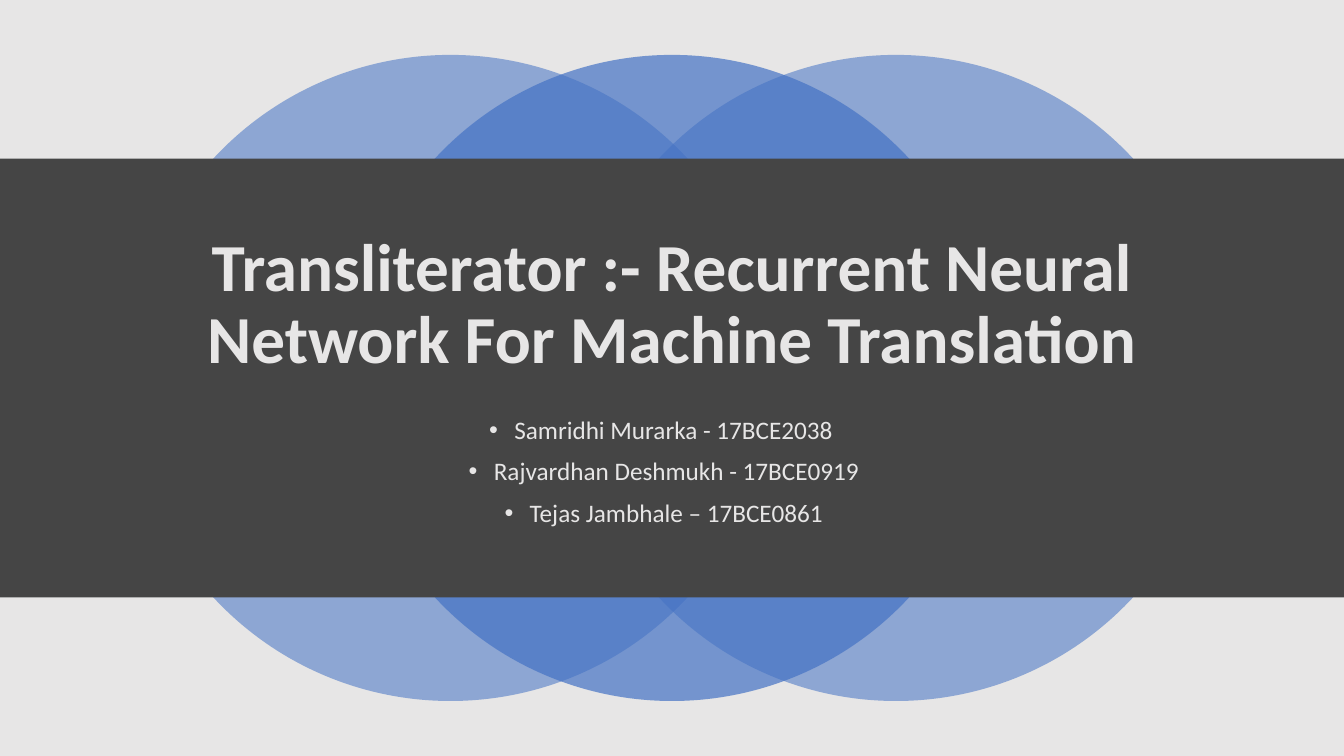
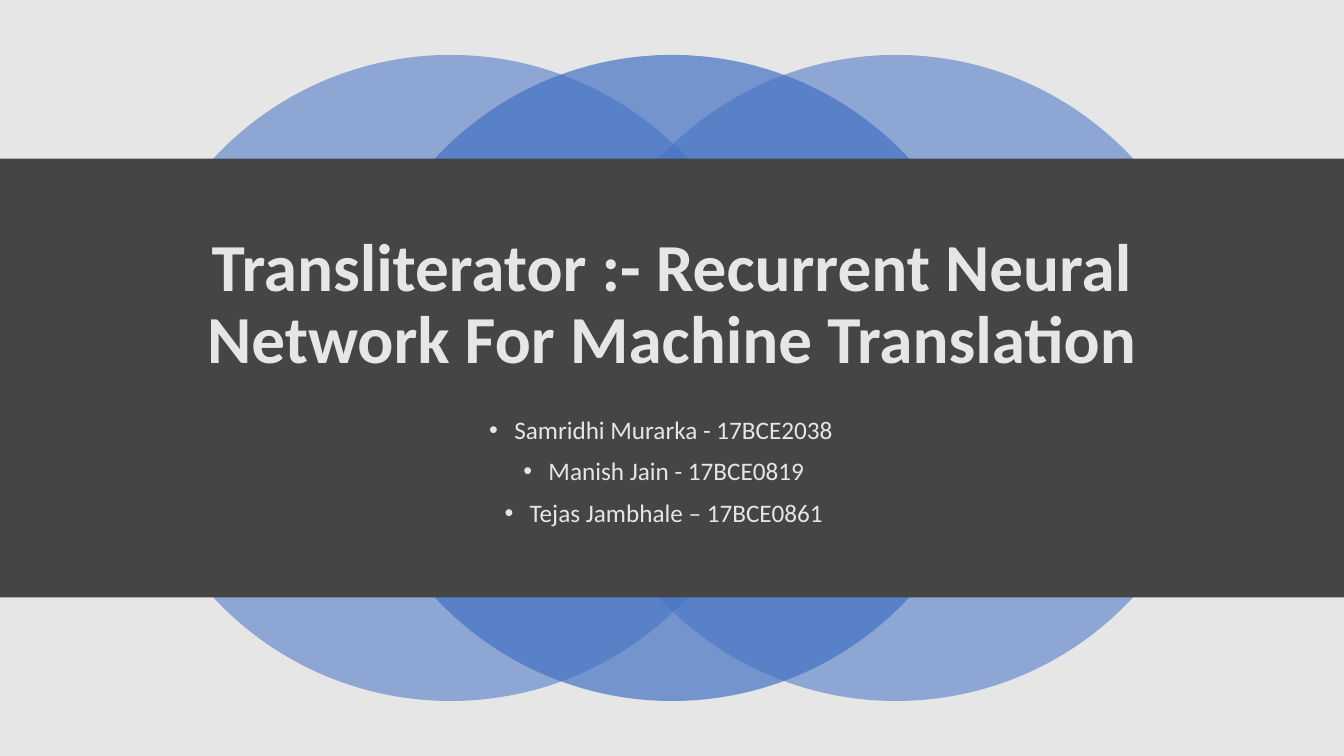
Before and after one commit to Samridhi98/NLP_JComponent, a slide deck: slide 1 of Translitorator.pptx. Drawn at 1344x756 pixels with LibreOffice and Linux fonts; fonts in the diff are those of the drawing. Boxes give left, top, right and bottom in pixels: in the first picture for what was removed or moved away, otherwise in the second. Text is boxed around its words. In the diff, an @@ line names an element or a change of style, - is before the commit and + after.

Commit message:
Rearranging

```diff
--- a/Translitorator.pptx
+++ b/Translitorator.pptx
@@ subtitle at box(548, 462, 804, 480): text changed @@
-• Rajvardhan Deshmukh - 17BCE0919
+• Manish Jain - 17BCE0819
```
